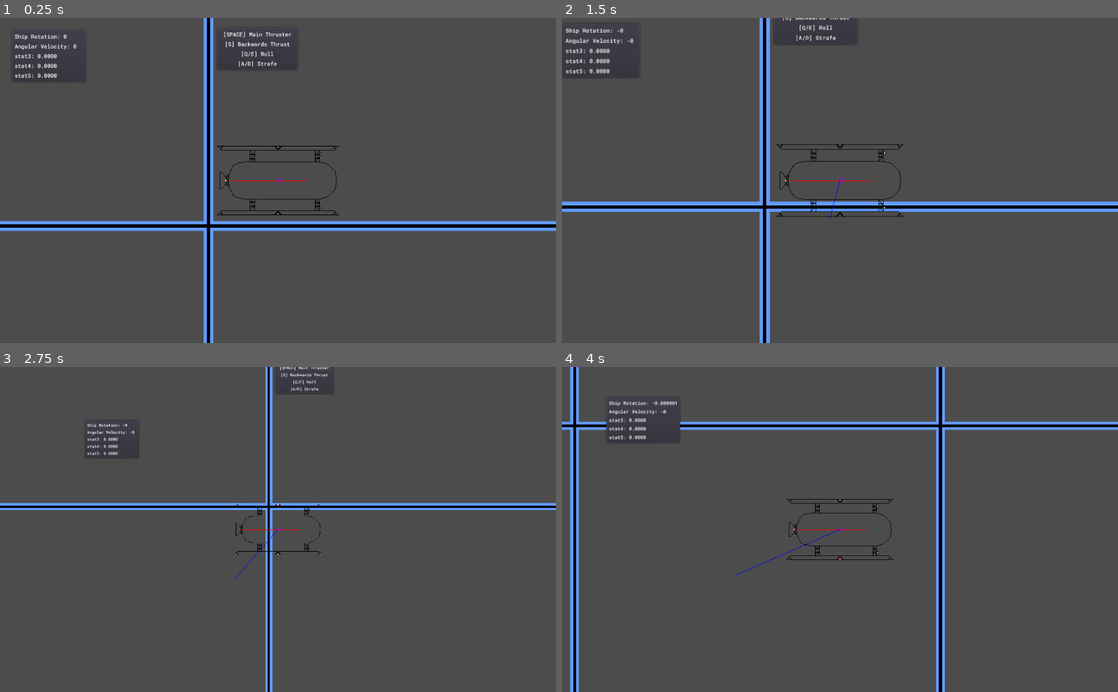
Above: before the commit, frames 1-4 (two rows, left to right).
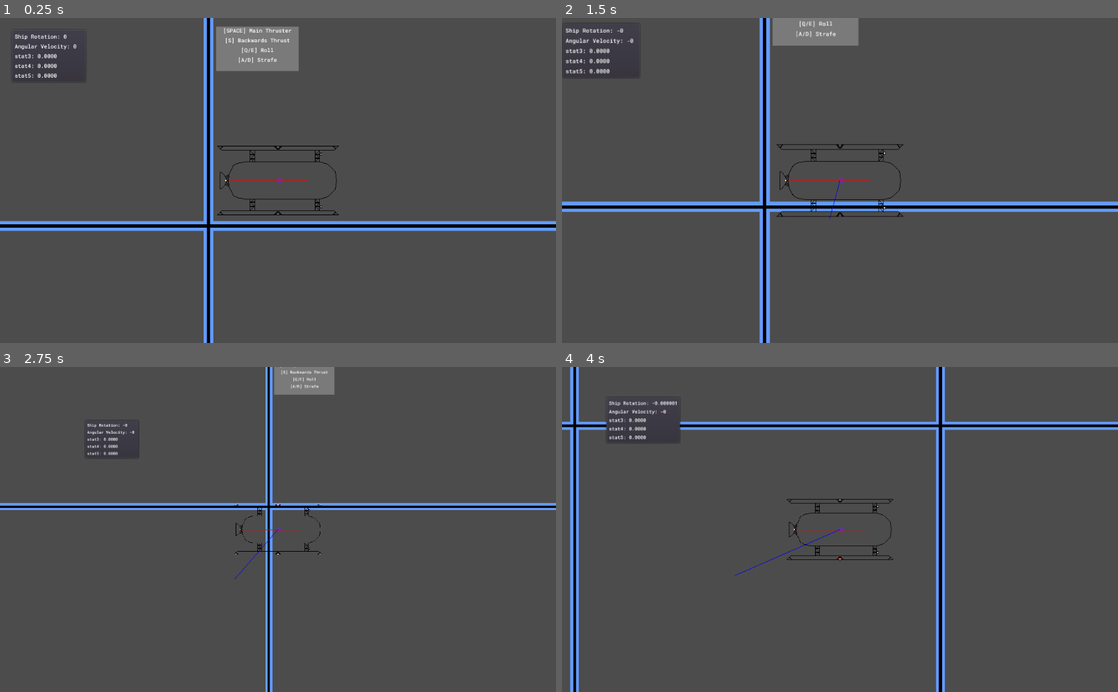
Above: after the commit, the same moments.

Repository: LottieVixen/space-game
Game: Godot game, scene res://levels/World.tscn
Two runs of this game, one before a commit and one after it. Both use one fixed random seed, a clock stepped at 60 frames per second and the inputs below.
Inputs (mouse positions are in pixels of both pictures, inside the frame that each line leads up to):
- Up to frame 1 (0.25 s): no input
- Up to frame 2 (1.5 s): tap Enter at 0.5 s; move the mouse to (962, 164) at 0.52 s; hold Right (right) 0.53-1.28 s; hold Middle mouse button (breakpoint_trigger) 0.53-1.28 s; click (962, 164) at 0.67 s; tap Space (jump) at 0.77 s; move the mouse to (728, 196) at 1.27 s; hold S (reverse_thrust) from 1.28 s (still down); tap Mouse wheel up (zoom_in) at 1.35 s
- Up to frame 3 (2.75 s): tap Space (jump) at 1.52 s; move the mouse to (333, 458) at 2.02 s; release S (reverse_thrust) at 2.03 s; hold Right (right) from 2.03 s (still down); hold Mouse wheel down (zoom_out) from 2.03 s (still down)
- Up to frame 4 (4 s): move the mouse to (812, 594) at 2.77 s; release Right (right) at 2.78 s; release Mouse wheel down (zoom_out) at 2.78 s; hold S (reverse_thrust) 2.78-3.53 s; tap Middle mouse button (breakpoint_trigger) at 2.85 s; click (812, 594) at 2.92 s; tap Space (jump) at 3.02, 3.77 s; move the mouse to (1006, 578) at 3.52 s; hold Left (left) from 3.53 s (still down); hold Mouse wheel up (zoom_in) from 3.53 s (still down)

The runs differ from the first frame. In frame 1, 1.9% of the frame differs, in the area x 38-54%, y 2-17%; in frame 2, 1.3%; in frame 3, 0.9%; in frame 4, nothing differs.

Commit message:
made controls box prettier

Diff:
--- a/levels/World.tscn
+++ b/levels/World.tscn
@@ -6,6 +6,9 @@
 [ext_resource path="res://scripts/Panel.gd" type="Script" id=4]
 [ext_resource path="res://scripts/World.gd" type="Script" id=5]
 [ext_resource path="res://ASSETS/fonts/roboto_font.tres" type="DynamicFont" id=6]
+
+[sub_resource type="StyleBoxFlat" id=1]
+bg_color = Color( 0.6, 0.6, 0.6, 0.603922 )
 
 [node name="World" type="Node2D"]
 script = ExtResource( 5 )
@@ -42,15 +45,14 @@
 [node name="PanelContainer" type="PanelContainer" parent="MarginContainer"]
 margin_right = 153.0
 margin_bottom = 82.0
+custom_styles/panel = SubResource( 1 )
 
 [node name="VBoxContainer" type="VBoxContainer" parent="MarginContainer/PanelContainer"]
-margin_left = 7.0
-margin_top = 7.0
-margin_right = 146.0
-margin_bottom = 75.0
+margin_right = 153.0
+margin_bottom = 82.0
 
 [node name="Label" type="Label" parent="MarginContainer/PanelContainer/VBoxContainer"]
-margin_right = 139.0
+margin_right = 153.0
 margin_bottom = 14.0
 custom_fonts/font = ExtResource( 6 )
 text = "[SPACE] Main Thruster"
@@ -58,7 +60,7 @@
 
 [node name="Label2" type="Label" parent="MarginContainer/PanelContainer/VBoxContainer"]
 margin_top = 18.0
-margin_right = 139.0
+margin_right = 153.0
 margin_bottom = 32.0
 custom_fonts/font = ExtResource( 6 )
 text = "[S] Backwards Thrust"
@@ -66,7 +68,7 @@
 
 [node name="Label3" type="Label" parent="MarginContainer/PanelContainer/VBoxContainer"]
 margin_top = 36.0
-margin_right = 139.0
+margin_right = 153.0
 margin_bottom = 50.0
 custom_fonts/font = ExtResource( 6 )
 text = "[Q/E] Roll"
@@ -74,7 +76,7 @@
 
 [node name="Label4" type="Label" parent="MarginContainer/PanelContainer/VBoxContainer"]
 margin_top = 54.0
-margin_right = 139.0
+margin_right = 153.0
 margin_bottom = 68.0
 custom_fonts/font = ExtResource( 6 )
 text = "[A/D] Strafe"
Not shown: 1 places in levels/World.tscn that only renumber resources
